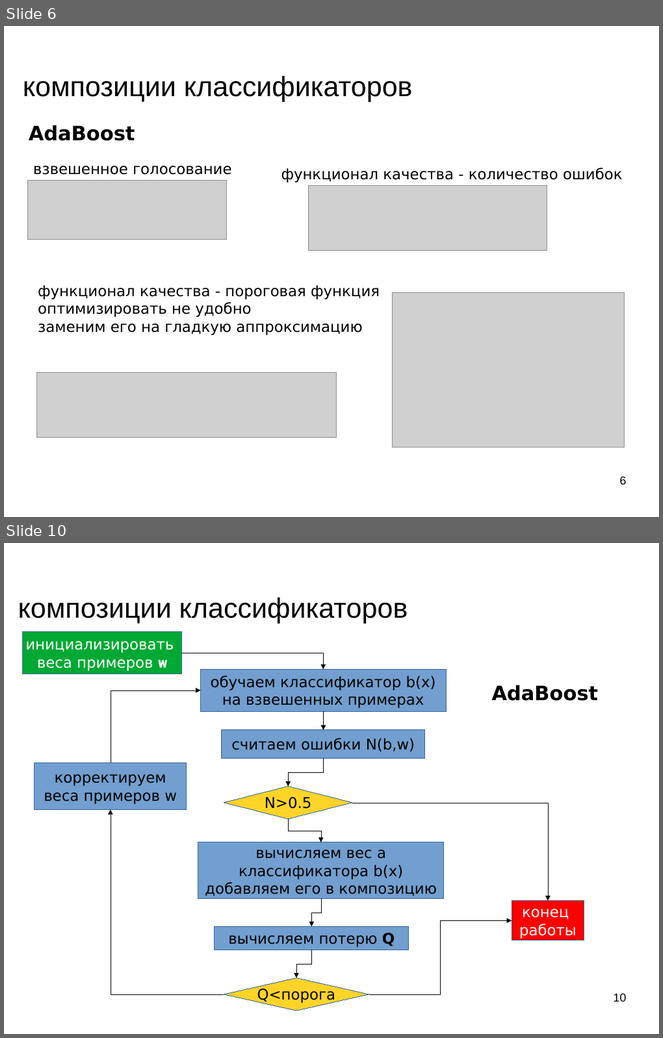
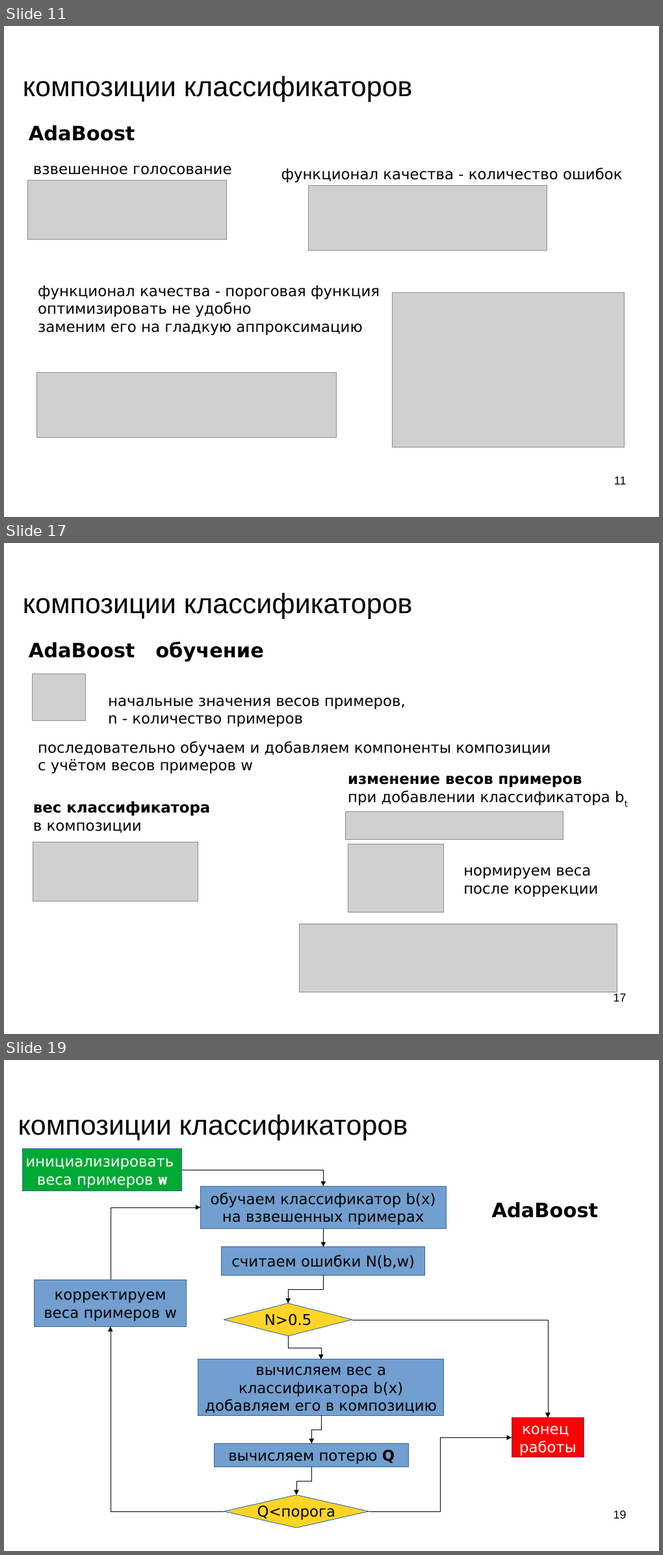
Before and after one commit to mechanoid5/ml_lectorium_legacy, a slide deck: 11-boost.odp. Shown one above the other, each under a label of ours: slides 6 and 10 before the commit, slides 11, 17 and 19 after it; the slides between them are not shown. The pictures are 663x1038 and 663x1555 pixels, drawn with LibreOffice and Linux fonts; fonts in the diff are those of the drawing; grey boxes stand for pictures; background and template pictures are left out. Boxes give left, top, right and bottom in pixels: in the first picture for what was removed or moved away, otherwise in the second. Text is boxed around its words. In the diff, an @@ line names an element or a change of style, - is before the commit and + after.

```diff
--- a/11-boost.odp
+++ b/11-boost.odp
@@ slide 17 added at <box>4,543,659,1034</box>, background picture (left out) @@
@@ title added at <box>23,592,413,618</box>, 33.9 pt, text #000000 @@
+композиции классификаторов
@@ text added at <box>29,642,264,661</box>, 24 pt, text #000000, bold @@
+AdaBoost обучение
@@ picture added at <box>32,674,86,720</box> @@
@@ text added at <box>108,698,406,727</box>, 18 pt, text #000000 @@
+начальные значения весов примеров,
+n - количество примеров
@@ text added at <box>38,741,551,774</box>, 18 pt, text #000000 @@
+последовательно обучаем и добавляем компоненты композиции
+с учётом весов примеров w
@@ text added at <box>348,776,610,806</box>, 18 pt, text #000000 @@
+изменение весов примеров
+при добавлении классификатора bt
@@ text added at <box>33,801,210,833</box>, 18 pt, text #000000, bold @@
+вес классификатора
+в композиции
@@ picture added at <box>346,811,564,840</box> @@
@@ picture added at <box>33,843,198,902</box> @@
@@ picture added at <box>348,845,444,913</box> @@
@@ text added at <box>464,867,599,897</box>, 18 pt, text #000000 @@
+нормируем веса
+после коррекции
@@ picture added at <box>300,925,618,993</box> @@
@@ page number added at <box>614,993,627,1002</box>, 14 pt, text #000000 @@
+17
@@ what was slide 6 is now slide 11 @@
@@ page number at <box>614,476,626,485</box>: text changed @@
-6
+11
@@ what was slide 10 is now slide 19 @@
@@ page number at <box>614,1510,627,1519</box>: text changed @@
-10
+19
```
Also in this commit, not shown: 11 slides changed, 12 other slides added, 1 other file.
